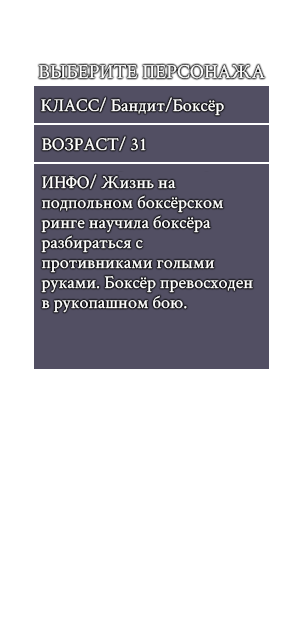
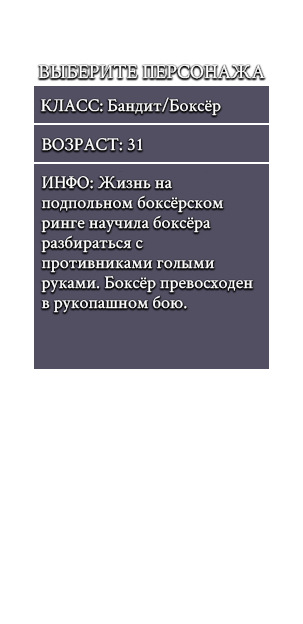
Two versions of the same layered image (303 x 624). Layer-by-layer changes:
renamed "ИНФО/ Жизнь на подпольном боксёрском ринге научила боксёра разб" to "ИНФО: Жизнь на подпольном боксёрском ринге научила боксёра разб", painted on it over box(41, 174, 253, 313)
renamed "ВОЗРАСТ/ 31" to "ВОЗРАСТ: 31", painted on it over box(42, 136, 146, 151)
renamed "КЛАСС/ Бандит/Боксёр" to "КЛАСС: Бандит/Боксёр", painted on it over box(41, 97, 224, 116)
